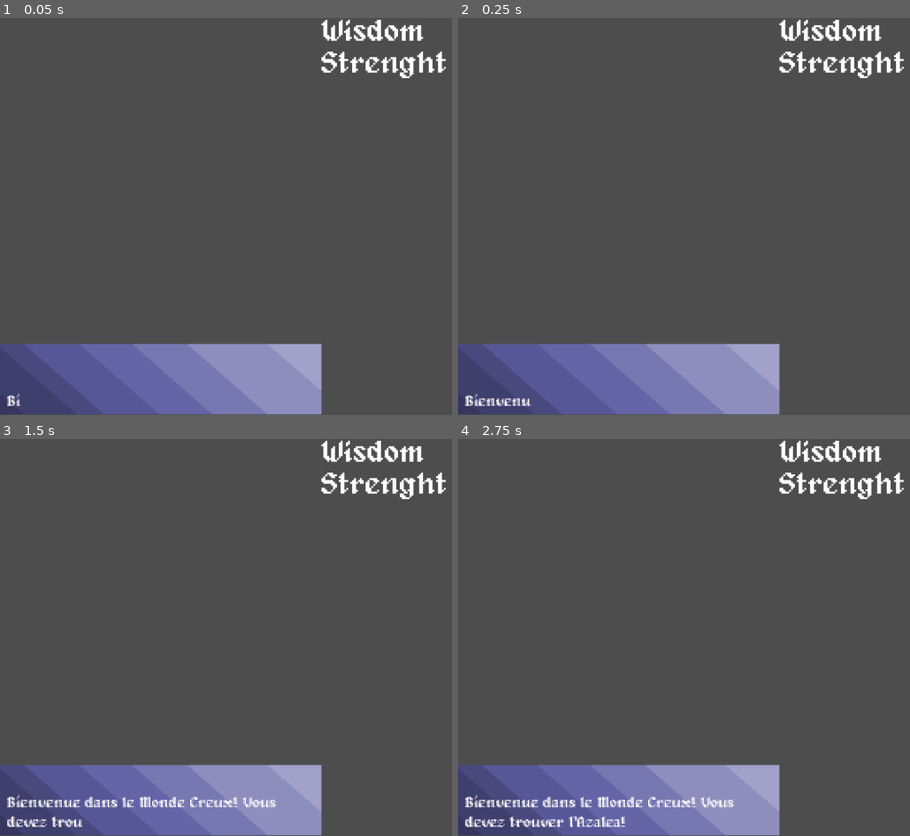
Above: before the commit, frames 1-4 (two rows, left to right).
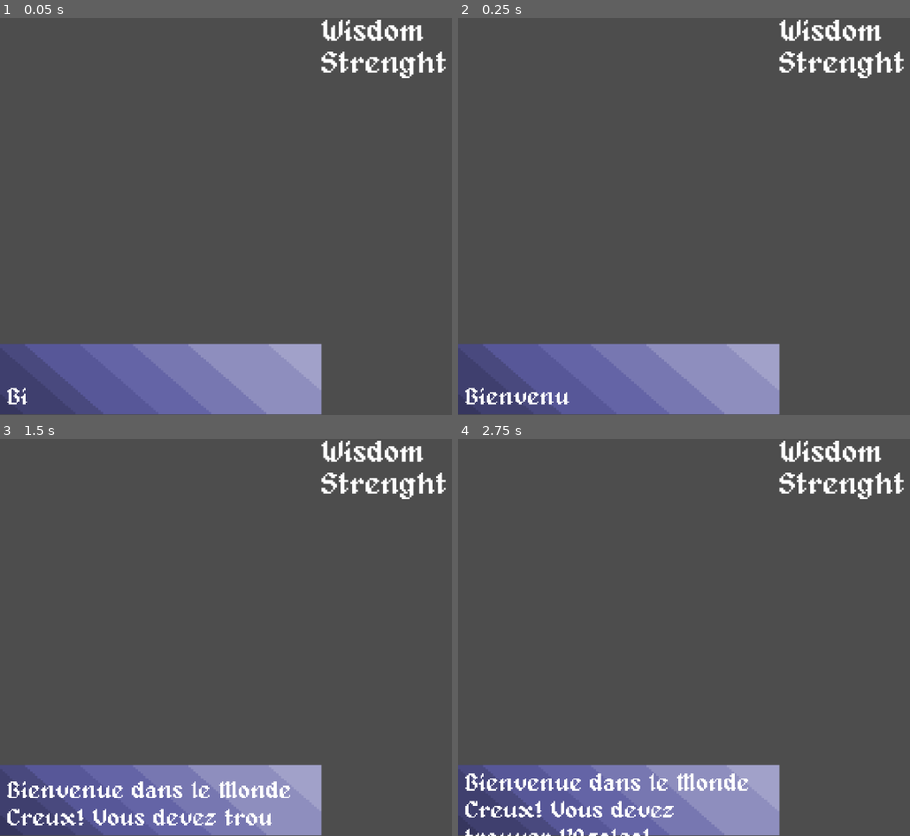
Above: after the commit, the same moments.

Repository: jtrognon/Azalea
Game: Godot game, scene res://Scenes/Combat.tscn
Two runs of this game, one before a commit and one after it. Both use one fixed random seed, a clock stepped at 60 frames per second and the inputs below.
Inputs (mouse positions are in pixels of both pictures, inside the frame that each line leads up to):
- Up to frame 1 (0.05 s): no input
- Up to frame 2 (0.25 s): no input
- Up to frame 3 (1.5 s): tap Enter at 0.5 s; move the mouse to (outside the picture) at 0.52 s; click (outside the picture) at 0.67 s; move the mouse to (212, 657) at 1.27 s; click (212, 657) at 1.42 s
- Up to frame 4 (2.75 s): tap Space at 2 s; move the mouse to (882, 550) at 2.02 s; click (882, 550) at 2.17 s

The runs differ from the first frame. In frame 1, 0.1% of the frame differs, in the area x 1-7%, y 93-98%; in frame 2, 0.5%; in frame 3, 3.0%; in frame 4, 3.3%, in the area x 1-65%, y 84-100%.

Commit message:
End keybinds

Diff:
--- /dev/null
+++ b/Prefabs/keybindingPrefab.tscn
@@ -0,0 +1,18 @@
+[gd_scene load_steps=2 format=3 uid="uid://co88bwhi7nd1u"]
+
+[ext_resource type="Script" path="res://Scripts/keybindingPrefabInit.gd" id="1_31y7l"]
+
+[node name="HBoxContainer" type="HBoxContainer"]
+offset_right = 352.0
+offset_bottom = 56.0
+script = ExtResource("1_31y7l")
+
+[node name="Label" type="Label" parent="."]
+custom_minimum_size = Vector2(100, 30)
+layout_mode = 2
+horizontal_alignment = 1
+vertical_alignment = 1
+
+[node name="Button" type="Button" parent="."]
+custom_minimum_size = Vector2(200, 10)
+layout_mode = 2
--- /dev/null
+++ b/Scenes/keyMapping.tscn
@@ -0,0 +1,15 @@
+[gd_scene load_steps=2 format=3 uid="uid://3hh243geqr4q"]
+
+[ext_resource type="Script" path="res://Scripts/KeyBindings.gd" id="1_lshb7"]
+
+[node name="Control" type="Control"]
+layout_mode = 3
+anchors_preset = 0
+offset_right = 1152.0
+offset_bottom = 648.0
+script = ExtResource("1_lshb7")
+
+[node name="VBoxContainer" type="VBoxContainer" parent="."]
+layout_mode = 0
+offset_right = 40.0
+offset_bottom = 40.0
--- /dev/null
+++ b/Scripts/KeyBindings.gd
@@ -0,0 +1,39 @@
+extends Node
+
+
+# Called when the node enters the scene tree for the first time.
+func _ready():
+	var actionsList = []
+	var actionDict = {}
+	for input in InputMap.get_actions():
+		if !input.begins_with("ui"):
+			print(input)
+			actionsList.append(input)
+
+	var keyBindingPrefab = preload("res://Prefabs/keybindingPrefab.tscn")
+	for action in actionsList:
+		var actionButton = keyBindingPrefab.instantiate()
+
+		var eventKey: String
+		if InputMap.action_get_events(action) != []:
+			eventKey = InputMap.action_get_events(action)[0].as_text()
+		else:
+			eventKey = ""
+
+		actionDict[action] = [actionButton, eventKey]
+		$VBoxContainer.add_child(actionButton)
+
+	updateAll(actionDict)
+
+
+# Called every frame. 'delta' is the elapsed time since the previous frame.
+func _process(delta):
+	pass
+
+
+func updateAll(actionDict):
+	for action in actionDict.keys():
+		var widget = actionDict[action][0]
+		var eventKey = actionDict[action][1]
+
+		widget.init(action, eventKey)
--- /dev/null
+++ b/Scripts/keybindingPrefabInit.gd
@@ -0,0 +1,36 @@
+extends HBoxContainer
+
+var isButtonPressed: bool = false
+
+@onready var button = $Button
+@onready var label = $Label
+
+# Called when the node enters the scene tree for the first time.
+func _ready():
+
+	button.connect("pressed", buttonPressed)
+
+
+# Called every frame. 'delta' is the elapsed time since the previous frame.
+func _process(delta):
+	pass
+
+
+func init(name, keyName):
+	label.text = name
+	button.text = keyName
+
+# Set buttonPressed to 'true' -> enable
+func buttonPressed():
+	isButtonPressed = true
+
+
+func _input(event: InputEvent):
+	# Check event
+	if  (event is InputEventKey || event is InputEventMouseButton) && isButtonPressed:
+		InputMap.action_erase_events(label.name)
+		InputMap.action_add_event(label.name, event)
+
+		button.text = event.as_text()
+
+		isButtonPressed = false
--- a/Themes/DialogBox.tres
+++ b/Themes/DialogBox.tres
@@ -4,4 +4,4 @@
 
 [resource]
 default_font = ExtResource("1_wajwy")
-default_font_size = 10
+default_font_size = 16
--- a/project.godot
+++ b/project.godot
@@ -19,6 +19,19 @@
 
 Player="*res://Scripts/Player.gd"
 
+[input]
+
+Option1Dialog={
+"deadzone": 0.5,
+"events": [Object(InputEventKey,"resource_local_to_scene":false,"resource_name":"","device":0,"window_id":0,"alt_pressed":false,"shift_pressed":false,"ctrl_pressed":false,"meta_pressed":false,"pressed":false,"keycode":0,"physical_keycode":49,"key_label":0,"unicode":0,"echo":false,"script":null)
+]
+}
+Option2Dialog={
+"deadzone": 0.5,
+"events": [Object(InputEventKey,"resource_local_to_scene":false,"resource_name":"","device":-1,"window_id":0,"alt_pressed":false,"shift_pressed":false,"ctrl_pressed":false,"meta_pressed":false,"pressed":false,"keycode":0,"physical_keycode":50,"key_label":0,"unicode":50,"echo":false,"script":null)
+]
+}
+
 [rendering]
 
 textures/canvas_textures/default_texture_filter=0
Not shown, added: Prefabs/key42B3.tmp
